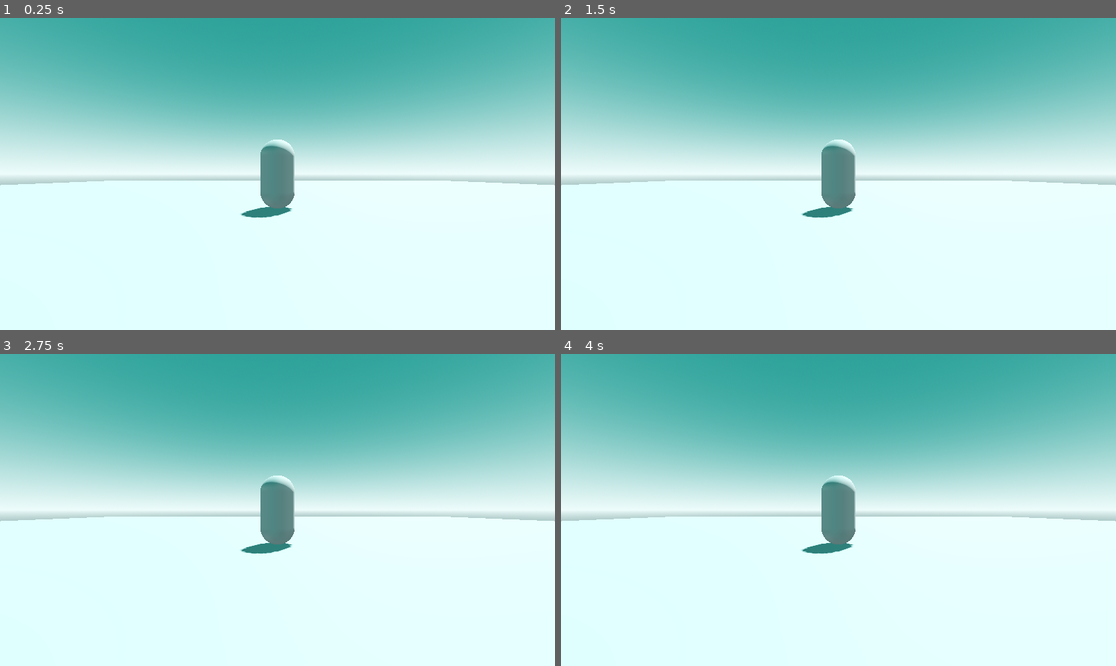
Above: before the commit, frames 1-4 (two rows, left to right).
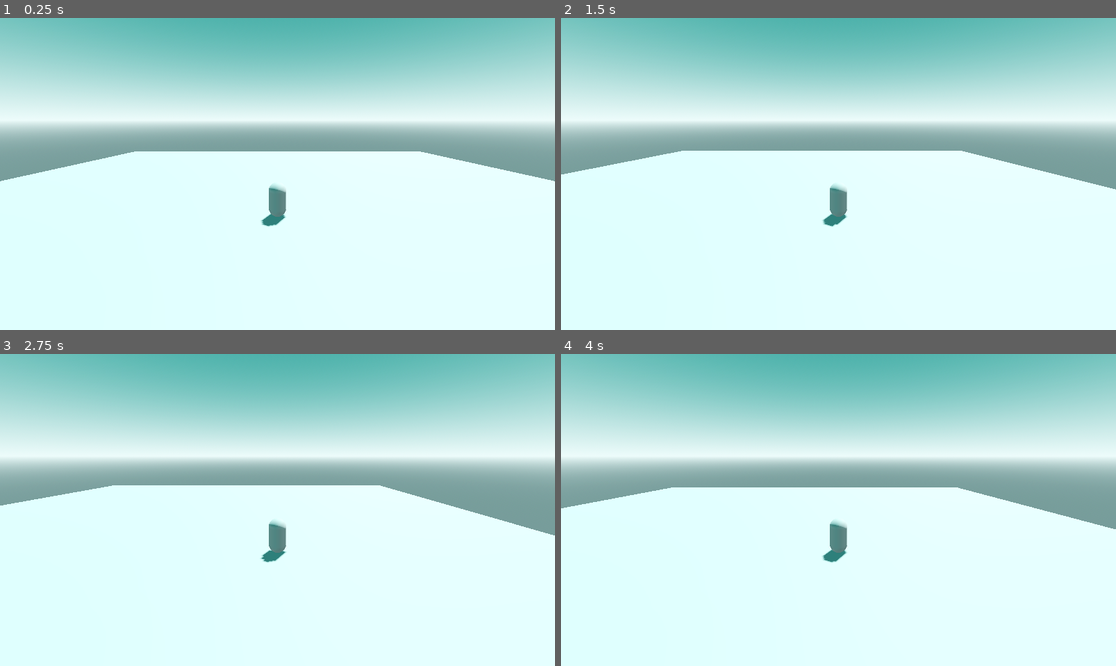
Above: after the commit, the same moments.

Repository: cliff-lilly-jean/botw-clone-v1
Game: Godot game, scene res://scenes/level.tscn
Same seed, same stepped clock (60 frames per second), same inputs: the game is played once before the commit and once after it.
Inputs:
- Up to frame 1 (0.25 s): no input
- Up to frame 2 (1.5 s): tap Enter at 0.5 s; hold D (right, bound only after the commit) 0.53-1.28 s; hold S (backward, bound only after the commit) from 1.28 s (still down)
- Up to frame 3 (2.75 s): tap Space at 2 s; release S (backward, bound only after the commit) at 2.03 s; hold D (right, bound only after the commit) from 2.03 s (still down)
- Up to frame 4 (4 s): release D (right, bound only after the commit) at 2.78 s; hold W (forward, bound only after the commit) 2.78-3.53 s; hold A (left, bound only after the commit) from 3.53 s (still down)

The runs differ from the first frame. In frame 1, 48% of the frame differs, in the area x 0-100%, y 0-67%; in frame 2, 48%; in frame 3, 48%; in frame 4, 48%.

Commit message:
delketed the camer from the scene, added a camera controller to the player, removed the default script or the character body 3d and implemented a basic one, added input s to the input map

Diff:
--- a/project.godot
+++ b/project.godot
@@ -15,6 +15,43 @@
 config/features=PackedStringArray("4.6", "Forward Plus")
 config/icon="res://icon.svg"
 
+[input]
+
+left={
+"deadzone": 0.2,
+"events": [Object(InputEventKey,"resource_local_to_scene":false,"resource_name":"","device":-1,"window_id":0,"alt_pressed":false,"shift_pressed":false,"ctrl_pressed":false,"meta_pressed":false,"pressed":false,"keycode":0,"physical_keycode":65,"key_label":0,"unicode":97,"location":0,"echo":false,"script":null)
+, Object(InputEventKey,"resource_local_to_scene":false,"resource_name":"","device":-1,"window_id":0,"alt_pressed":false,"shift_pressed":false,"ctrl_pressed":false,"meta_pressed":false,"pressed":false,"keycode":0,"physical_keycode":4194319,"key_label":0,"unicode":0,"location":0,"echo":false,"script":null)
+, Object(InputEventJoypadMotion,"resource_local_to_scene":false,"resource_name":"","device":-1,"axis":0,"axis_value":-1.0,"script":null)
+]
+}
+right={
+"deadzone": 0.2,
+"events": [Object(InputEventKey,"resource_local_to_scene":false,"resource_name":"","device":-1,"window_id":0,"alt_pressed":false,"shift_pressed":false,"ctrl_pressed":false,"meta_pressed":false,"pressed":false,"keycode":0,"physical_keycode":68,"key_label":0,"unicode":100,"location":0,"echo":false,"script":null)
+, Object(InputEventKey,"resource_local_to_scene":false,"resource_name":"","device":-1,"window_id":0,"alt_pressed":false,"shift_pressed":false,"ctrl_pressed":false,"meta_pressed":false,"pressed":false,"keycode":0,"physical_keycode":4194321,"key_label":0,"unicode":0,"location":0,"echo":false,"script":null)
+, Object(InputEventJoypadMotion,"resource_local_to_scene":false,"resource_name":"","device":-1,"axis":0,"axis_value":1.0,"script":null)
+]
+}
+forward={
+"deadzone": 0.2,
+"events": [Object(InputEventKey,"resource_local_to_scene":false,"resource_name":"","device":-1,"window_id":0,"alt_pressed":false,"shift_pressed":false,"ctrl_pressed":false,"meta_pressed":false,"pressed":false,"keycode":0,"physical_keycode":87,"key_label":0,"unicode":119,"location":0,"echo":false,"script":null)
+, Object(InputEventKey,"resource_local_to_scene":false,"resource_name":"","device":-1,"window_id":0,"alt_pressed":false,"shift_pressed":false,"ctrl_pressed":false,"meta_pressed":false,"pressed":false,"keycode":0,"physical_keycode":4194320,"key_label":0,"unicode":0,"location":0,"echo":false,"script":null)
+, Object(InputEventJoypadMotion,"resource_local_to_scene":false,"resource_name":"","device":-1,"axis":1,"axis_value":-1.0,"script":null)
+]
+}
+backward={
+"deadzone": 0.2,
+"events": [Object(InputEventKey,"resource_local_to_scene":false,"resource_name":"","device":-1,"window_id":0,"alt_pressed":false,"shift_pressed":false,"ctrl_pressed":false,"meta_pressed":false,"pressed":false,"keycode":0,"physical_keycode":83,"key_label":0,"unicode":115,"location":0,"echo":false,"script":null)
+, Object(InputEventKey,"resource_local_to_scene":false,"resource_name":"","device":-1,"window_id":0,"alt_pressed":false,"shift_pressed":false,"ctrl_pressed":false,"meta_pressed":false,"pressed":false,"keycode":0,"physical_keycode":4194322,"key_label":0,"unicode":0,"location":0,"echo":false,"script":null)
+, Object(InputEventJoypadMotion,"resource_local_to_scene":false,"resource_name":"","device":-1,"axis":1,"axis_value":1.0,"script":null)
+]
+}
+jump={
+"deadzone": 0.2,
+"events": [Object(InputEventKey,"resource_local_to_scene":false,"resource_name":"","device":-1,"window_id":0,"alt_pressed":false,"shift_pressed":false,"ctrl_pressed":false,"meta_pressed":false,"pressed":false,"keycode":0,"physical_keycode":32,"key_label":0,"unicode":32,"location":0,"echo":false,"script":null)
+, Object(InputEventJoypadButton,"resource_local_to_scene":false,"resource_name":"","device":-1,"button_index":0,"pressure":0.0,"pressed":false,"script":null)
+]
+}
+
 [physics]
 
 3d/physics_engine="Jolt Physics"
--- /dev/null
+++ b/scenes/entities/player/camera_controller.gd
@@ -0,0 +1 @@
+extends Node3D
--- /dev/null
+++ b/scenes/entities/player/camera_controller.tscn
@@ -0,0 +1,9 @@
+[gd_scene format=3 uid="uid://dm64vw88jo3n4"]
+
+[ext_resource type="Script" uid="uid://c575kblvgf2io" path="res://scenes/entities/player/camera_controller.gd" id="1_vt637"]
+
+[node name="CameraController" type="Node3D" unique_id=783146218]
+script = ExtResource("1_vt637")
+
+[node name="Camera3D" type="Camera3D" parent="." unique_id=54325378]
+transform = Transform3D(1, 0, 0, 0, 0.96665823, 0.25607005, 0, -0.25607005, 0.96665823, 0, 5.3115335, 10.673502)
--- /dev/null
+++ b/scenes/entities/player/player.gd
@@ -0,0 +1,11 @@
+extends CharacterBody3D
+
+@export var base_speed : float = 4.0
+
+var movement_input : Vector2 = Vector2.ZERO
+
+func _physics_process(delta: float) -> void:
+	movement_input = Input.get_vector("left", "right", "forward", "backward")
+	velocity = Vector3(movement_input.x, 0, movement_input.y) * base_speed
+
+	move_and_slide()
--- a/scenes/entities/player/player.tscn
+++ b/scenes/entities/player/player.tscn
@@ -1,10 +1,14 @@
 [gd_scene format=3 uid="uid://bs106843prrpc"]
+
+[ext_resource type="Script" uid="uid://ca7ovsl75scqo" path="res://scenes/entities/player/player.gd" id="1_1hmtu"]
+[ext_resource type="PackedScene" uid="uid://dm64vw88jo3n4" path="res://scenes/entities/player/camera_controller.tscn" id="2_635qg"]
 
 [sub_resource type="CapsuleMesh" id="CapsuleMesh_yel1f"]
 
 [sub_resource type="CapsuleShape3D" id="CapsuleShape3D_1hmtu"]
 
 [node name="Player" type="CharacterBody3D" unique_id=1149987577]
+script = ExtResource("1_1hmtu")
 
 [node name="MeshInstance3D" type="MeshInstance3D" parent="." unique_id=269386668]
 transform = Transform3D(1, 0, 0, 0, 1, 0, 0, 0, 1, 0, 1, 0)
@@ -13,3 +17,5 @@
 [node name="CollisionShape3D" type="CollisionShape3D" parent="." unique_id=899520080]
 transform = Transform3D(1, 0, 0, 0, 1, 0, 0, 0, 1, 0, 1, 0)
 shape = SubResource("CapsuleShape3D_1hmtu")
+
+[node name="CameraController" parent="." unique_id=783146218 instance=ExtResource("2_635qg")]
--- a/scenes/level.tscn
+++ b/scenes/level.tscn
@@ -30,9 +30,6 @@
 light_energy = 1.3
 shadow_enabled = true
 
-[node name="Camera3D" type="Camera3D" parent="." unique_id=512693051]
-transform = Transform3D(1, 0, 0, 0, 1, 0, 0, 0, 1, 0, 1, 5.898529)
-
 [node name="Entities" type="Node3D" parent="." unique_id=1968868085]
 
 [node name="Player" parent="Entities" unique_id=1149987577 instance=ExtResource("1_2q6dc")]
Not shown, added: scenes/entities/player/camera_controller.gd.uid
Not shown, added: scenes/entities/player/player.gd.uid
